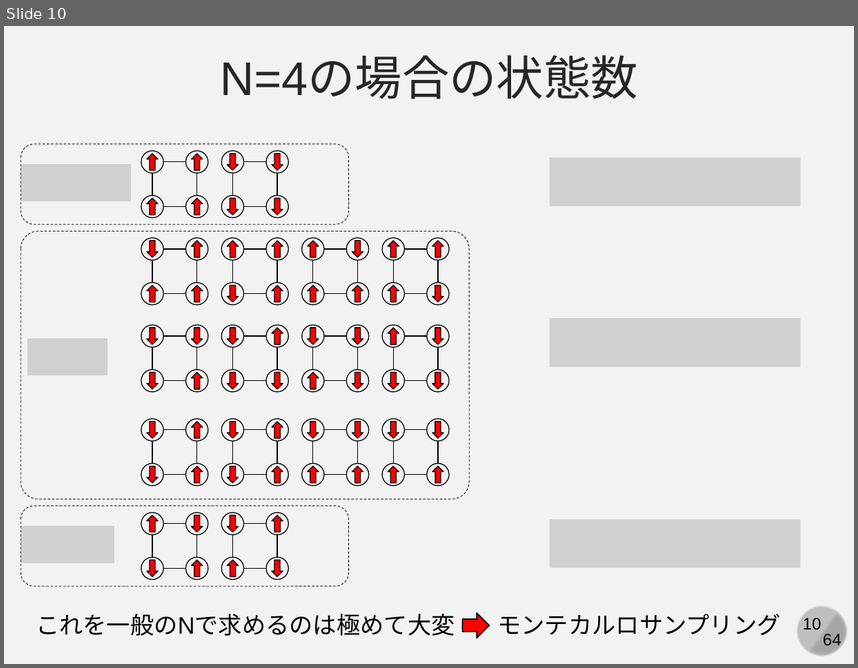
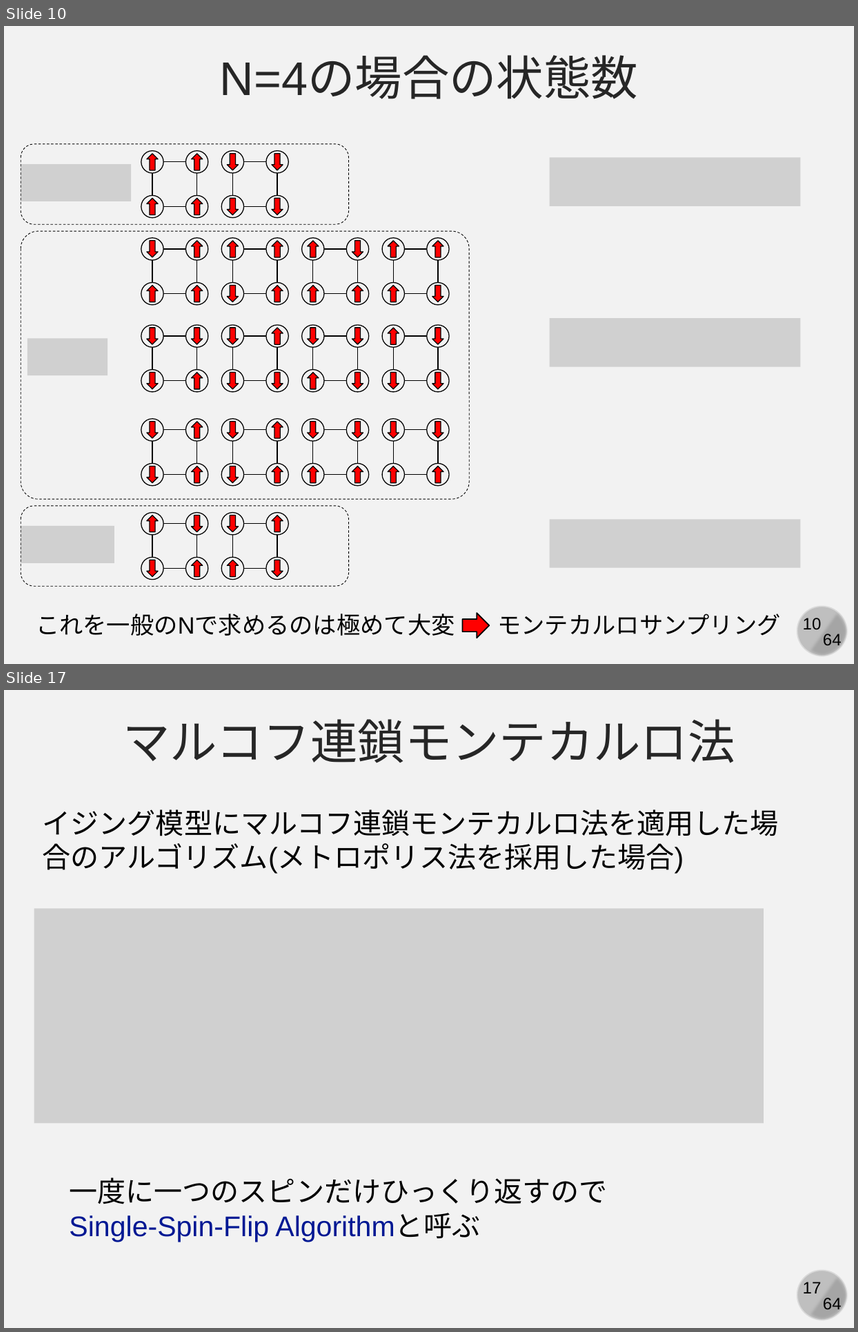
Before and after one commit to kaityo256/simulation_engineering, a slide deck: 04_mc_advanced/simulation04.pptx. Shown one above the other, each under a label of ours: slide 10 before the commit, slides 10 and 17 after it; the slides between them are not shown. The pictures are 858x668 and 858x1332 pixels, drawn with LibreOffice and Linux fonts; fonts in the diff are those of the drawing; grey boxes stand for pictures. Boxes give left, top, right and bottom in pixels: in the first picture for what was removed or moved away, otherwise in the second. Text is boxed around its words. In the diff, an @@ line names an element or a change of style, - is before the commit and + after.

```diff
--- a/04_mc_advanced/simulation04.pptx
+++ b/04_mc_advanced/simulation04.pptx
@@ slide 17 added at bbox=[4, 690, 854, 1328], background #F2F2F2; not listed: 4 template elements that a slide beside it also shows @@
@@ text added at bbox=[123, 719, 735, 763], 40 pt, text #262626 @@
+マルコフ連鎖モンテカルロ法
@@ text added at bbox=[43, 809, 779, 874], 24 pt, text #000000 @@
+イジング模型にマルコフ連鎖モンテカルロ法を適用した場合のアルゴリズム(メトロポリス法を採用した場合)
@@ picture added at bbox=[34, 909, 763, 1123] @@
@@ text added at bbox=[69, 1177, 607, 1241], 24 pt, text #011893 @@
+一度に一つのスピンだけひっくり返すので
+Single-Spin-Flip Algorithmと呼ぶ
```
Also in this commit, not shown: 1 slide changed, 14 other slides added.
